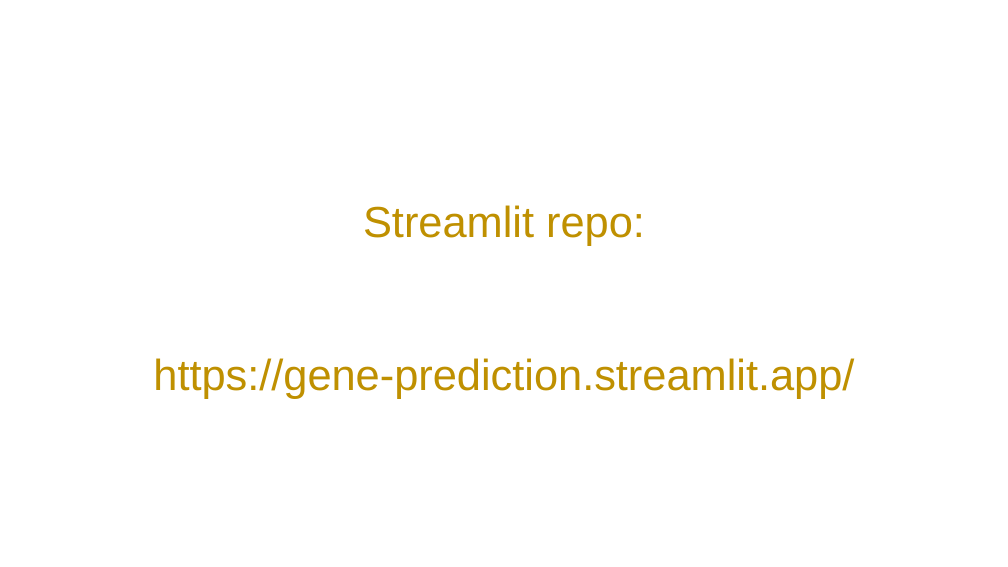
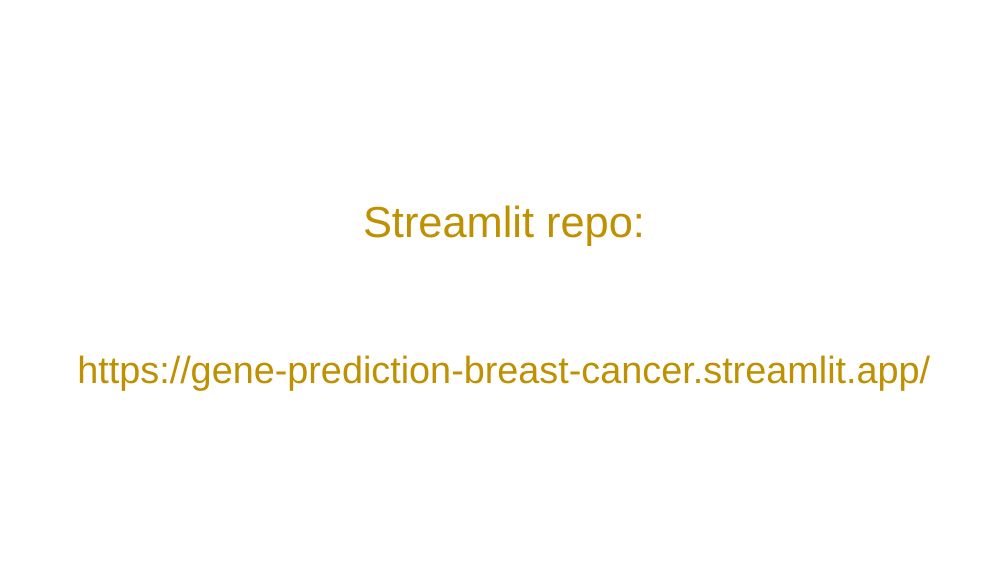
Before and after one commit to TerezaRosier/Prediction-of-Breast-Cancer-Related-Genes-Proteins-Using-Machine-Learning, a slide deck: slide 13 of BREAST CANCER - final.pptx. Drawn at 1008x567 pixels with LibreOffice and Linux fonts; fonts in the diff are those of the drawing; background and template pictures are left out. Boxes give left, top, right and bottom in pixels: in the first picture for what was removed or moved away, otherwise in the second. Text is boxed around its words. In the diff, an @@ line names an element or a change of style, - is before the commit and + after.

```diff
--- a/BREAST CANCER - final.pptx
+++ b/BREAST CANCER - final.pptx
@@ text at bbox=[77, 355, 930, 391]: text changed; size 31 to 27 pt @@
-https://gene-prediction.streamlit.app/
+https://gene-prediction-breast-cancer.streamlit.app/
```
Also in this commit, not shown: 4 other slides changed.
